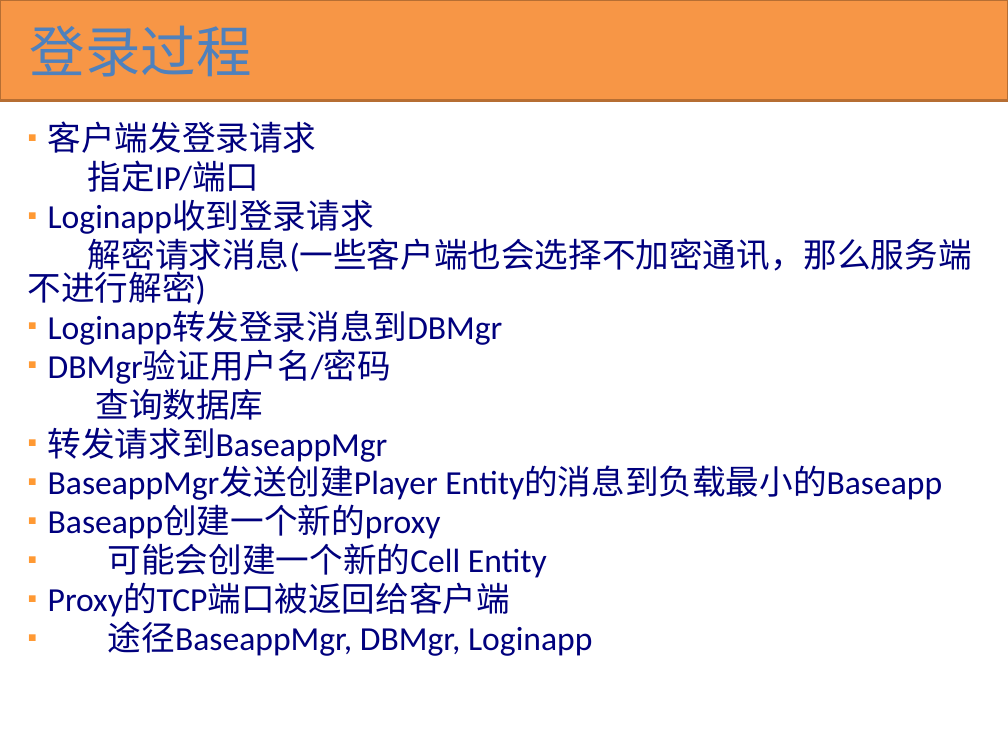
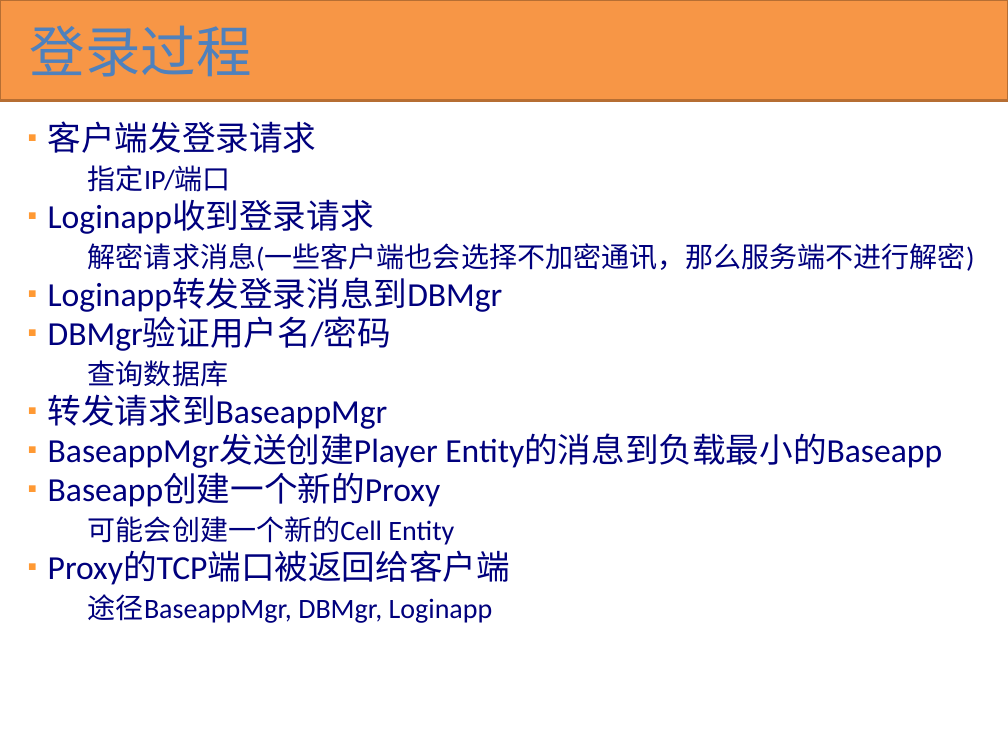
Before and after one commit to kbengine/kbengine_docs, a slide deck: slide 26 of KBEngine overview(cn).pptx. Drawn at 1008x756 pixels with LibreOffice and Linux fonts; fonts in the diff are those of the drawing. Boxes give left, top, right and bottom in pixels: in the first picture for what was removed or moved away, otherwise in the second. Text is boxed around its words. In the diff, an @@ line names an element or a change of style, - is before the commit and + after.

```diff
--- a/KBEngine overview(cn).pptx
+++ b/KBEngine overview(cn).pptx
@@ text at (88,165,975,623): size 24 to 20 pt in "指定IP/端口", "解密请求消息(一些客户端也会选择不加密通讯，那么服务端不进行解密)", "查询数据库", "可能会创建一个新的Cell Entity" and 1 more places; bullet ▪ to none @@
@@ text at (48,474,441,507): text changed @@
-▪ Baseapp创建一个新的proxy
+▪ Baseapp创建一个新的Proxy
```
Also in this commit, not shown: 20 other slides changed.
